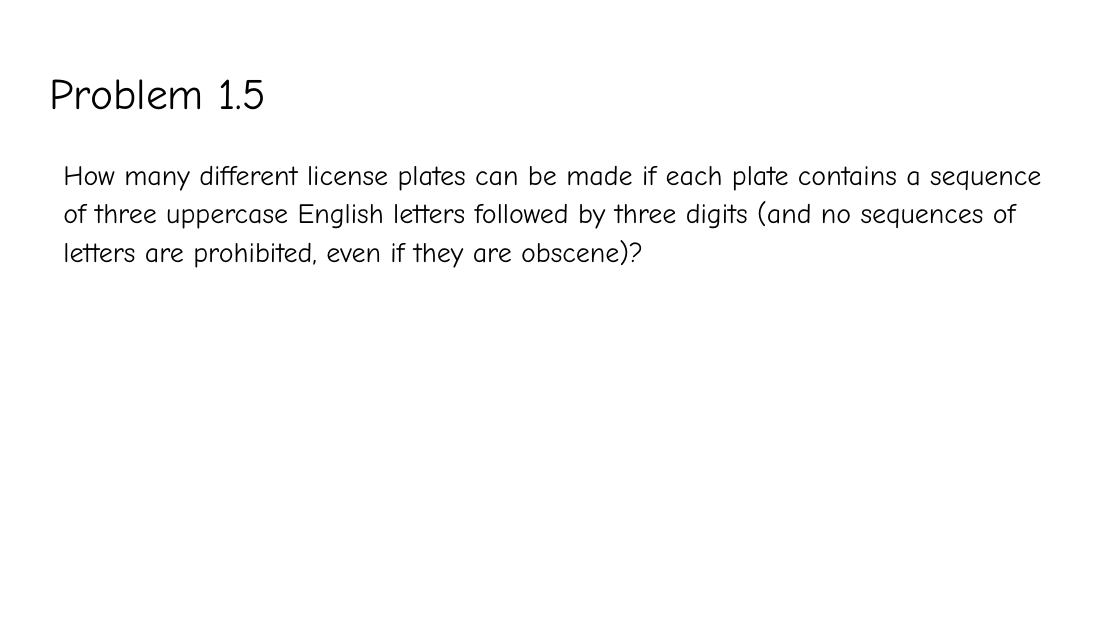
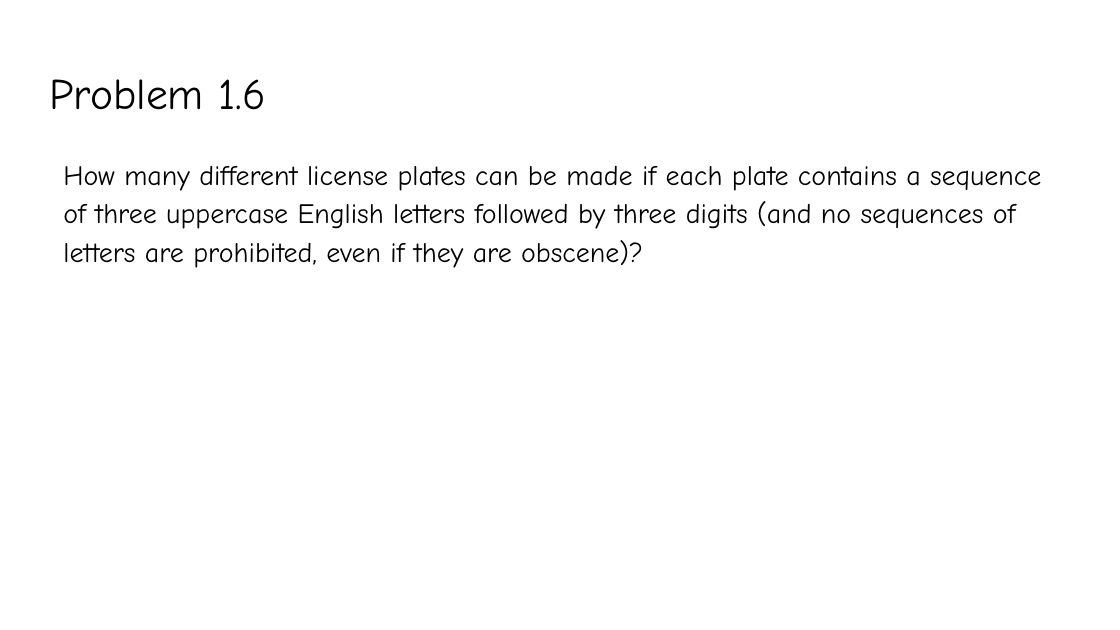
Before and after one commit to YeasirRayhanPrince/yeasirrayhanprince.github.io, a slide deck: slide 8 of cse106/slides/Lecture7.pptx. Drawn at 1120x630 pixels with LibreOffice and Linux fonts; fonts in the diff are those of the drawing. Boxes give left, top, right and bottom in pixels: in the first picture for what was removed or moved away, otherwise in the second. Text is boxed around its words. In the diff, an @@ line names an element or a change of style, - is before the commit and + after.

```diff
--- a/cse106/slides/Lecture7.pptx
+++ b/cse106/slides/Lecture7.pptx
@@ title at (x1=49, y1=79, x2=265, y2=110): text changed @@
-Problem 1.5
+Problem 1.6
```
Also in this commit, not shown: 5 other slides changed, 6 slides added, 7 slides removed.
